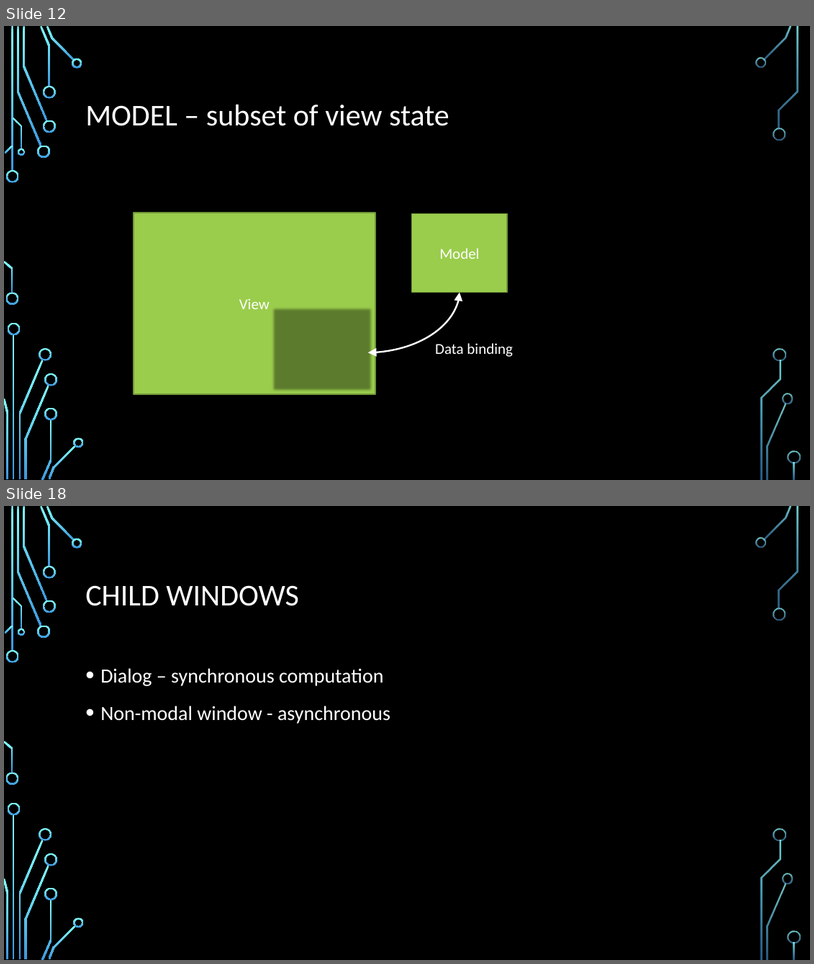
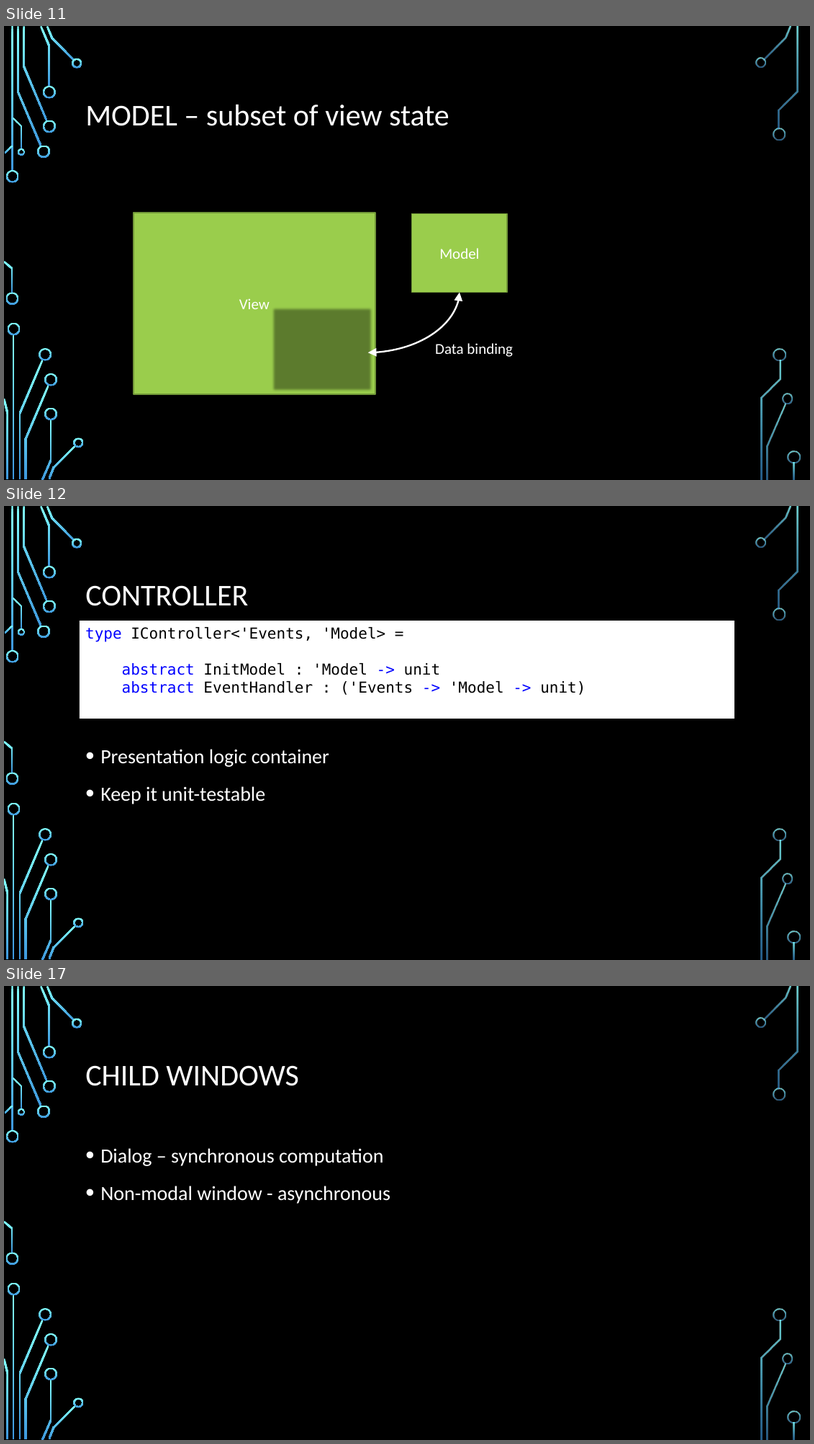
Before and after one commit to dmitry-a-morozov/fsharp-wpf-mvc-series, a slide deck: NYC Meetup.2013-04-23.pptx. Shown one above the other, each under a label of ours: slides 12 and 18 before the commit, slides 11, 12 and 17 after it; the slides between them are not shown. The pictures are 814x964 and 814x1444 pixels, drawn with LibreOffice and Linux fonts; fonts in the diff are those of the drawing; background and template pictures are left out. Boxes give left, top, right and bottom in pixels: in the first picture for what was removed or moved away, otherwise in the second. Text is boxed around its words. In the diff, an @@ line names an element or a change of style, - is before the commit and + after.

```diff
--- a/NYC Meetup.2013-04-23.pptx
+++ b/NYC Meetup.2013-04-23.pptx
@@ slide 12 added at bbox=[4, 506, 810, 960], background picture (left out); not listed: 36 template elements that a slide beside it also shows @@
@@ title added at bbox=[85, 585, 248, 606], 36 pt, text #FFFFFF @@
+CONTROLLER
@@ rectangle added at bbox=[80, 620, 735, 718], fill #FFFFFF, 18 pt, text #000000 @@
+type IController<'Events, 'Model> =
+abstract InitModel : 'Model -> unit
+abstract EventHandler : ('Events -> 'Model -> unit)
@@ text added at bbox=[100, 749, 329, 804], 24 pt, text #FFFFFF @@
+• Presentation logic container
+• Keep it unit-testable
@@ what was slide 12 is now slide 11 @@
@@ what was slide 18 is now slide 17 @@
```
Also in this commit, not shown: 9 slides changed, 2 slides removed, 3 other files.
